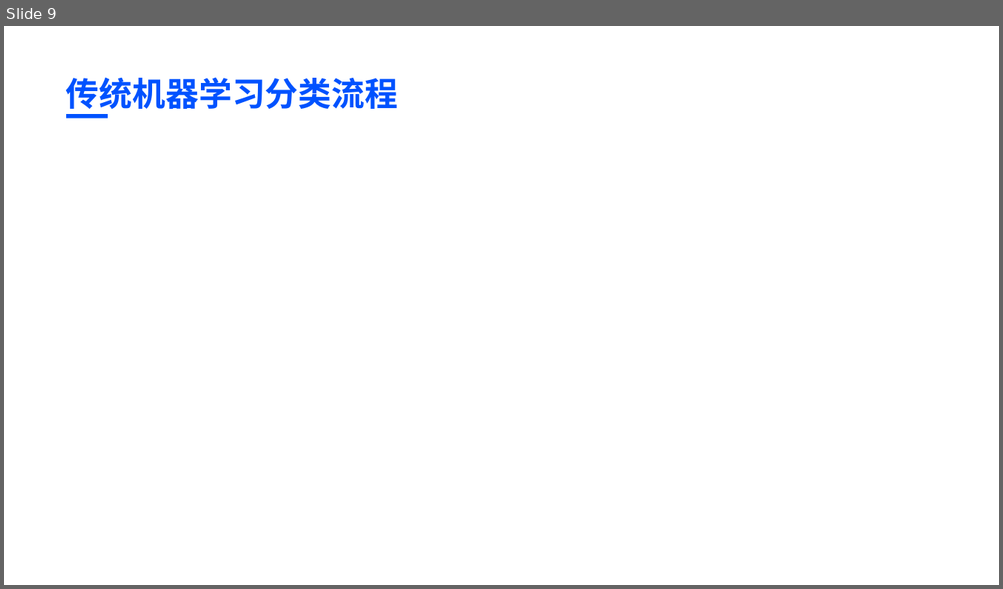
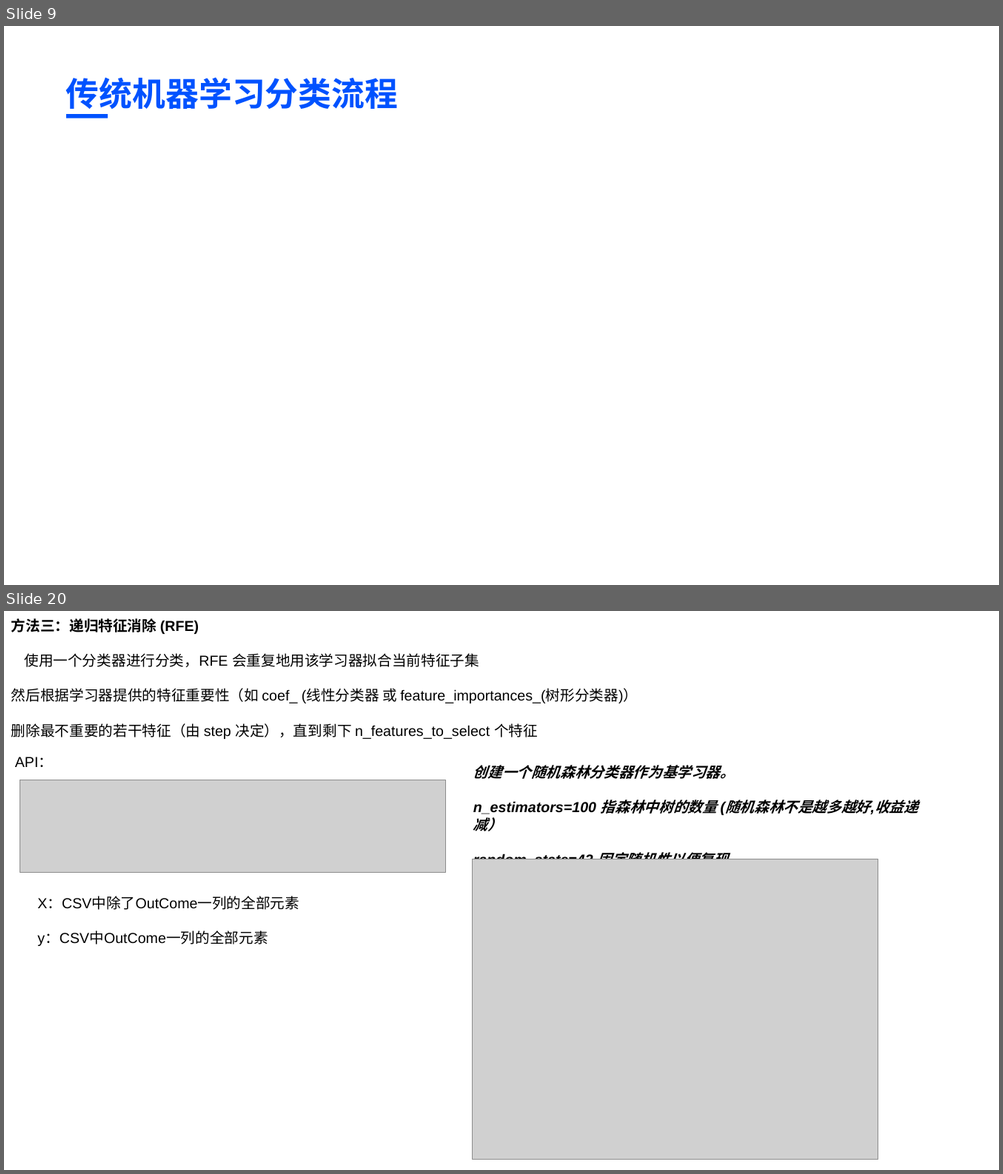
Before and after one commit to BaiRong-NUC/DiabetesAnalyzes, a slide deck: 多元统计与模式识别课程汇报.pptx. Shown one above the other, each under a label of ours: slide 9 before the commit, slides 9 and 20 after it; the slides between them are not shown. The pictures are 1003x589 and 1003x1174 pixels, drawn with LibreOffice and Linux fonts; fonts in the diff are those of the drawing; grey boxes stand for pictures; background and template pictures are left out. Boxes give left, top, right and bottom in pixels: in the first picture for what was removed or moved away, otherwise in the second. Text is boxed around its words. In the diff, an @@ line names an element or a change of style, - is before the commit and + after.

```diff
--- a/多元统计与模式识别课程汇报.pptx
+++ b/多元统计与模式识别课程汇报.pptx
@@ slide 20 added at [4,611,999,1170], background #FFFFFF @@
@@ text added at [11,618,637,739], 14 pt, text #000000 @@
+方法三：递归特征消除 (RFE)
+使用一个分类器进行分类，RFE 会重复地用该学习器拟合当前特征子集
+然后根据学习器提供的特征重要性（如 coef_ (线性分类器 或 feature_importances_(树形分类器)）
+删除最不重要的若干特征（由 step 决定），直到剩下 n_features_to_select 个特征
@@ text added at [15,757,53,767], 14 pt, text #000000 @@
+API：
@@ text added at [473,765,918,860], 14 pt, text #000000, bold, italic @@
+创建一个随机森林分类器作为基学习器。
+n_estimators=100 指森林中树的数量 (随机森林不是越多越好,收益递减）
+random_state=42 固定随机性以便复现。
@@ picture added at [20,780,446,873] @@
@@ picture added at [472,859,878,1159] @@
@@ text added at [37,897,299,946], 14 pt, text #000000 @@
+X：CSV中除了OutCome一列的全部元素
+y：CSV中OutCome一列的全部元素
```
Also in this commit, not shown: 1 slide changed, 12 other slides added, 2 other files.
